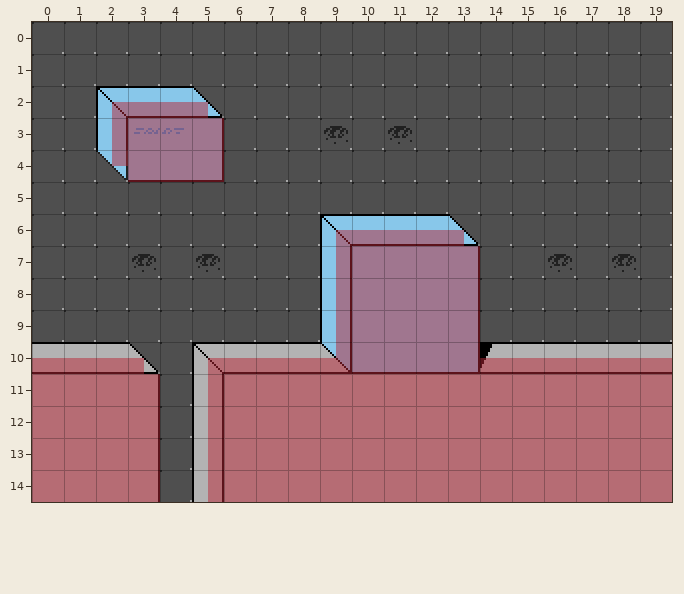
Two states of a Tiled map, assets/tileset2_map02.tmx. The first picture shows the starting point.
Cells are 16x16 px. Shown: x 0..19, y 0..14.
The result:
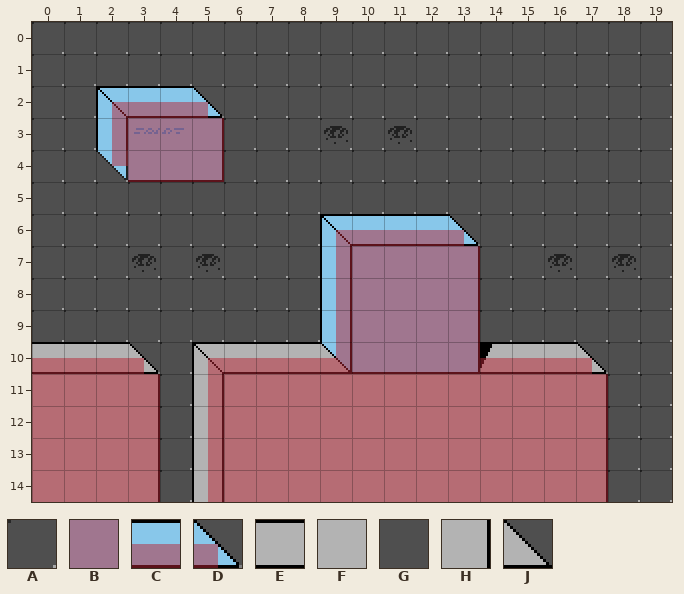
Key: from "collision_tileset": A 0, B 1, C 2, D 5; from "tileset2": E 5, F 10, G 16, H 17, J 23.
_ is an empty cell.
Tiles replaced or removed in this view: B, C, E, F.
See-through tiles are keyed as they look on the map.
Diff:
Changed rows in their new state; . is an unchanged cell.
Layer "bg_layer_0":
first column x 17:
10 JGG
11 HGG
12 HGG
13 HGG
14 HGG
Layer "clip_layer_0":
first column x 17:
10 DAA
11 .AA
12 .AA
13 .AA
14 .AA
Boxes around the changes in both pictures, in picture pixels (x1, y1, x2, y2):
changed: (578, 342, 672, 502)
